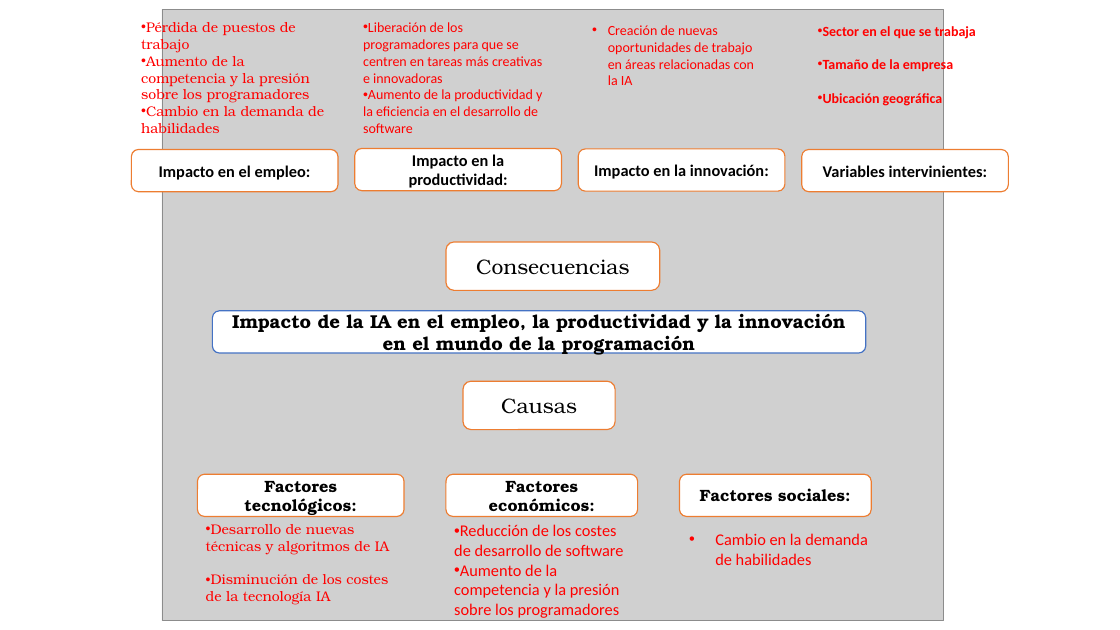
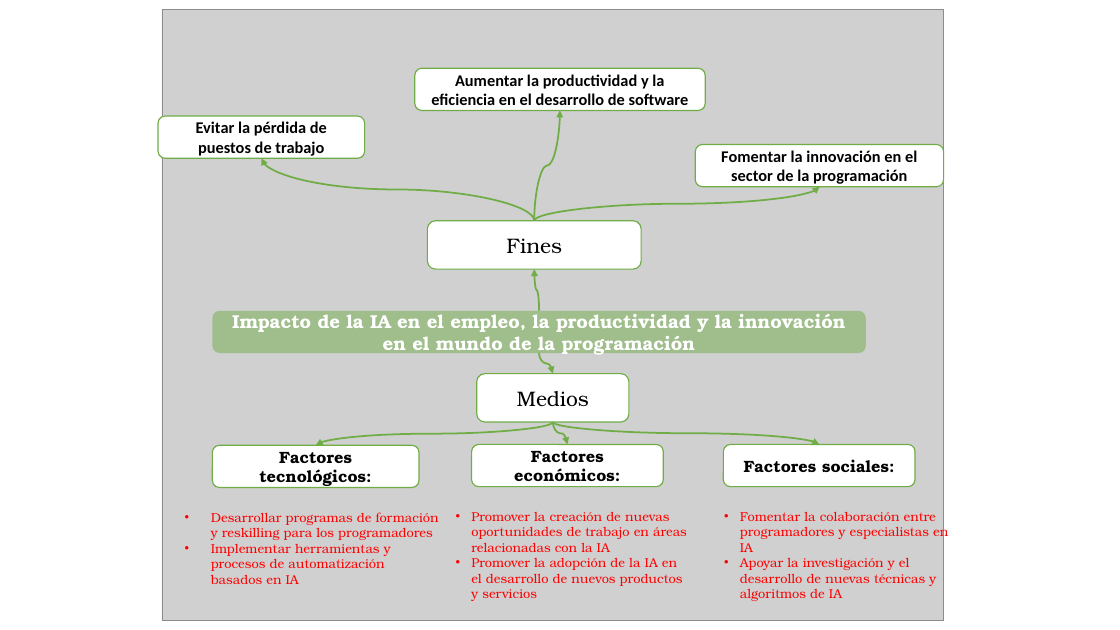
Before and after one commit to Saber235/Fudamentos, a slide deck: slide 2 of JUANK/pptFFC3.pptm [Autoguardado].pptm (slide 1 before the commit). Drawn at 1120x630 pixels with LibreOffice and Linux fonts; fonts in the diff are those of the drawing; grey boxes stand for pictures. Boxes give left, top, right and bottom in pixels: in the first picture for what was removed or moved away, otherwise in the second. Text is boxed around its words. In the diff, an @@ line names an element or a change of style, - is before the commit and + after.

```diff
--- a/JUANK/pptFFC3.pptm [Autoguardado].pptm
+++ b/JUANK/pptFFC3.pptm [Autoguardado].pptm
@@ free removed at (x1=133, y1=14, x2=339, y2=167) @@
-• Pérdida de puestos de trabajo
-• Aumento de la competencia y la presión sobre los programadores
-• Cambio en la demanda de habilidades
@@ text removed at (x1=363, y1=22, x2=542, y2=133) @@
-• Liberación de los programadores para que se centren en tareas más creativas e innovadoras
-• Aumento de la productividad y la eficiencia en el desarrollo de software
@@ text removed at (x1=823, y1=24, x2=976, y2=106) @@
-• Sector en el que se trabaja
-• Tamaño de la empresa
-• Ubicación geográfica
@@ rounded rectangle "Aumentar la productividad y la ..." resized from (x1=355, y1=149, x2=561, y2=191) to (x1=415, y1=68, x2=706, y2=110) @@
@@ text in rounded rectangle at (x1=431, y1=74, x2=689, y2=105): text changed @@
-Impacto en la productividad:
+Aumentar la productividad y la eficiencia en el desarrollo de software
@@ outline #ED7D31 1 pt to #70AD47 1 pt in 8 elements at (x1=213, y1=445, x2=419, y2=487), (x1=471, y1=444, x2=663, y2=486), (x1=723, y1=444, x2=915, y2=486), (x1=696, y1=145, x2=944, y2=187), (x1=477, y1=374, x2=629, y2=423), (x1=428, y1=221, x2=642, y2=270), (x1=415, y1=68, x2=706, y2=110), (x1=158, y1=116, x2=365, y2=158) @@
@@ rounded rectangle "Evitar la pérdida de puestos ..." moved from (x1=131, y1=150, x2=338, y2=192) to (x1=158, y1=116, x2=365, y2=158) @@
@@ curved arrow added from (534, 221) to (560, 111), #70AD47 1.5 pt @@
@@ text in rounded rectangle at (x1=196, y1=121, x2=327, y2=158): text changed @@
-Impacto en el empleo:
+Evitar la pérdida de puestos de trabajo
@@ rounded rectangle "Fomentar la innovación en el ..." resized from (x1=578, y1=149, x2=785, y2=191) to (x1=696, y1=145, x2=944, y2=187) @@
@@ curved arrow added from (534, 221) to (261, 158), #70AD47 1.5 pt @@
@@ text in rounded rectangle at (x1=721, y1=150, x2=917, y2=184): text changed @@
-Impacto en la innovación:
+Fomentar la innovación en el sector de la programación
@@ rounded rectangle removed at (x1=802, y1=150, x2=1009, y2=192) @@
-Variables intervinientes:
@@ curved arrow added from (534, 221) to (820, 187), #70AD47 1.5 pt @@
@@ rounded rectangle "Fines" moved from (x1=446, y1=242, x2=660, y2=291) to (x1=428, y1=221, x2=642, y2=270) @@
@@ text in rounded rectangle at (x1=506, y1=238, x2=562, y2=253): text changed @@
-Consecuencias
+Fines
@@ curved arrow added from (539, 311) to (534, 269), #70AD47 1.5 pt @@
@@ rounded rectangle "Impacto de la IA en ..." at (x1=213, y1=311, x2=866, y2=353): text colour #000000 to #FFFFFF; fill #FFFFFF to #70AD47 at 50% opacity; outline #4472C4 1 pt to none @@
@@ curved arrow added from (539, 353) to (553, 374), #70AD47 1.5 pt @@
@@ rounded rectangle "Medios" moved from (x1=463, y1=381, x2=615, y2=430) to (x1=477, y1=374, x2=629, y2=423) @@
@@ text in rounded rectangle at (x1=517, y1=391, x2=589, y2=406): text changed @@
-Causas
+Medios
@@ rounded rectangle "Factores tecnológicos:" moved from (x1=197, y1=475, x2=404, y2=517) to (x1=213, y1=445, x2=419, y2=487) @@
@@ curved arrow added from (553, 422) to (316, 445), #70AD47 1.5 pt @@
@@ rounded rectangle "Factores económicos:" moved from (x1=446, y1=475, x2=638, y2=517) to (x1=471, y1=444, x2=663, y2=486) @@
@@ curved arrow added from (553, 422) to (568, 444), #70AD47 1.5 pt @@
@@ curved arrow added from (553, 422) to (819, 444), #70AD47 1.5 pt @@
@@ rounded rectangle "Factores sociales:" moved from (x1=680, y1=475, x2=871, y2=517) to (x1=723, y1=444, x2=915, y2=486) @@
@@ text removed at (x1=206, y1=524, x2=389, y2=605) @@
-• Desarrollo de nuevas técnicas y algoritmos de IA
-• Disminución de los costes de la tecnología IA
@@ text added at (x1=211, y1=512, x2=439, y2=584), 11 pt, text #FF0000 @@
+• Desarrollar programas de formación y reskilling para los programadores
+• Implementar herramientas y procesos de automatización basados en IA
@@ text removed at (x1=454, y1=524, x2=624, y2=618) @@
-• Reducción de los costes de desarrollo de software
-• Aumento de la competencia y la presión sobre los programadores
@@ text at (x1=471, y1=512, x2=687, y2=601): text changed; size 12 to 11 pt; font Calibri to TeX Gyre Bonum @@
-• Creación de nuevas oportunidades de trabajo en áreas relacionadas con la IA
+• Promover la creación de nuevas oportunidades de trabajo en áreas relacionadas con la IA
+• Promover la adopción de la IA en el desarrollo de nuevos productos y servicios
@@ text removed at (x1=715, y1=533, x2=868, y2=565) @@
-• Cambio en la demanda de habilidades
@@ text added at (x1=740, y1=512, x2=948, y2=601), 11 pt, text #FF0000 @@
+• Fomentar la colaboración entre programadores y especialistas en IA
+• Apoyar la investigación y el desarrollo de nuevas técnicas y algoritmos de IA
```
Also in this commit, not shown: 1 slide added, 4 other files.
